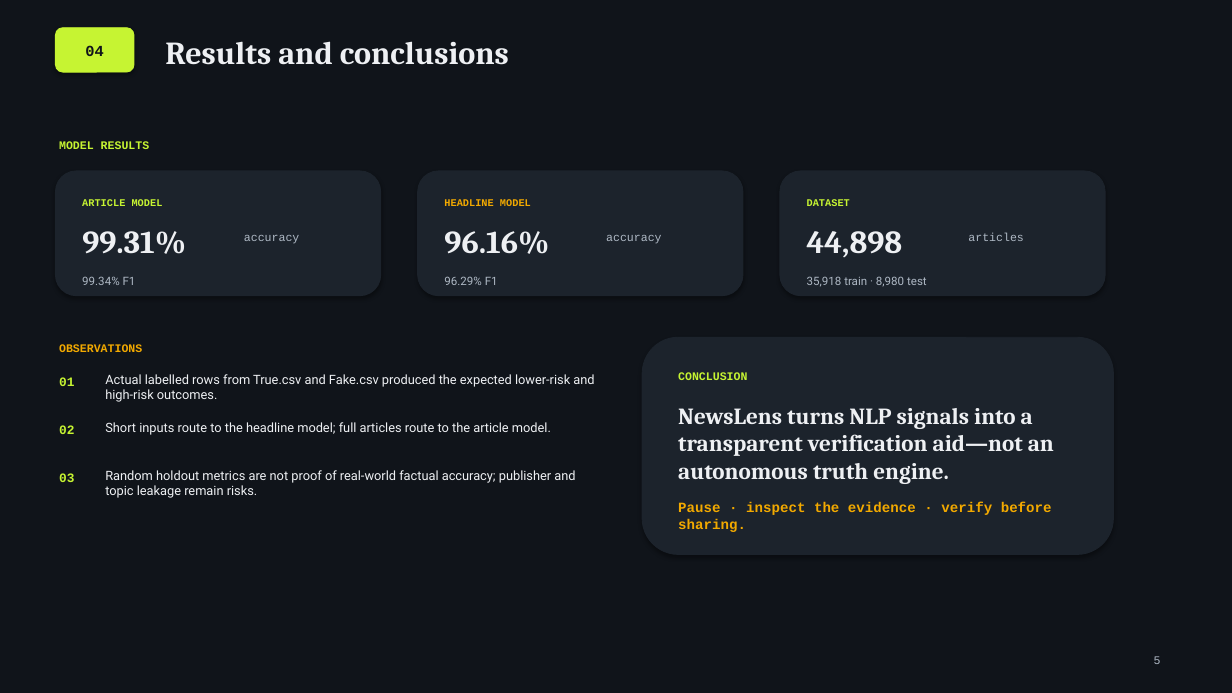
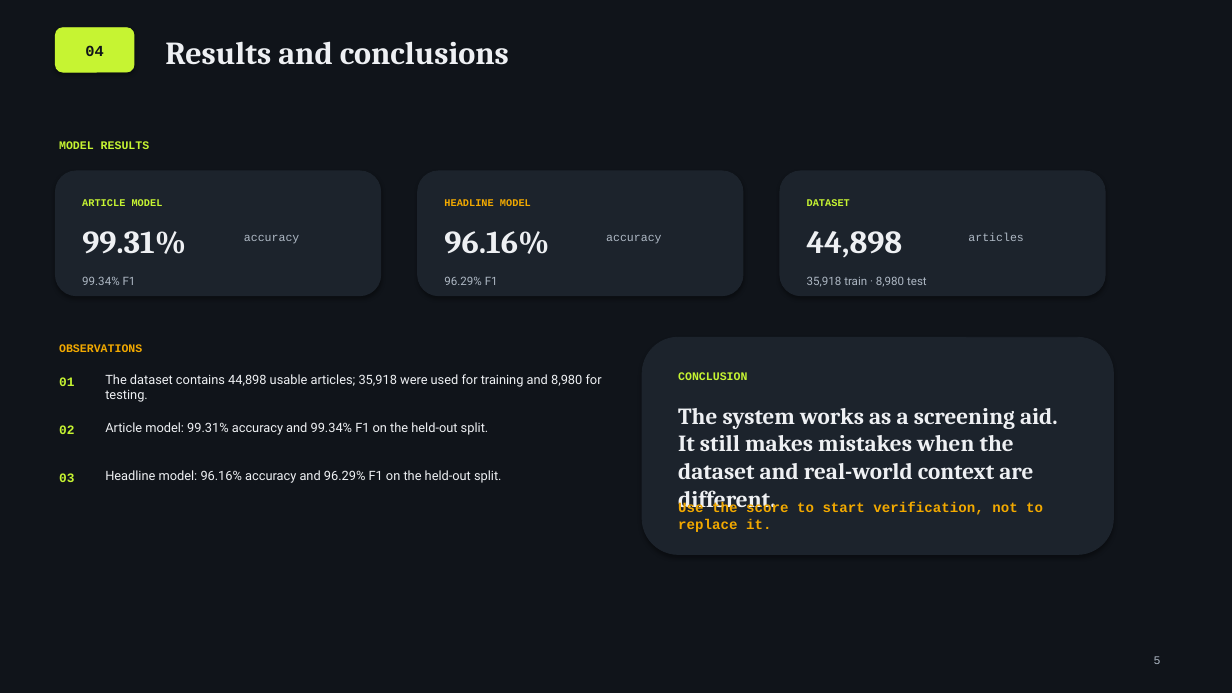
Before and after one commit to GhanshyamSharma122/Fake-News-Detection-System, a slide deck: slide 5 of NewsLens_AAT_Presentation.pptx. Drawn at 1232x693 pixels with LibreOffice and Linux fonts; fonts in the diff are those of the drawing. Boxes give left, top, right and bottom in pixels: in the first picture for what was removed or moved away, otherwise in the second. Text is boxed around its words. In the diff, an @@ line names an element or a change of style, - is before the commit and + after.

```diff
--- a/NewsLens_AAT_Presentation.pptx
+++ b/NewsLens_AAT_Presentation.pptx
@@ text at (x1=105, y1=374, x2=602, y2=402): text changed @@
-Actual labelled rows from True.csv and Fake.csv produced the expected lower-risk and high-risk outcomes.
+The dataset contains 44,898 usable articles; 35,918 were used for training and 8,980 for testing.
@@ text at (x1=678, y1=408, x2=1058, y2=479): text changed @@
-NewsLens turns NLP signals into a transparent verification aid—not an autonomous truth engine.
+The system works as a screening aid. It still makes mistakes when the dataset and real-world context are different.
@@ text at (x1=105, y1=422, x2=489, y2=435): text changed @@
-Short inputs route to the headline model; full articles route to the article model.
+Article model: 99.31% accuracy and 99.34% F1 on the held-out split.
@@ text at (x1=105, y1=470, x2=502, y2=483): text changed @@
-Random holdout metrics are not proof of real-world factual accuracy; publisher and topic leakage remain risks.
+Headline model: 96.16% accuracy and 96.29% F1 on the held-out split.
@@ text at (x1=678, y1=501, x2=1043, y2=532): text changed @@
-Pause · inspect the evidence · verify before sharing.
+Use the score to start verification, not to replace it.
```
Also in this commit, not shown: 4 other slides changed, 3 other files.
